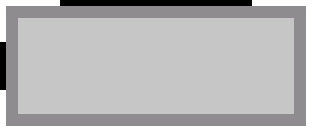
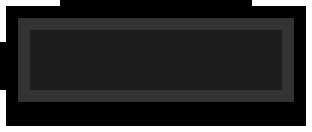
The second 312 × 132 image is a revision of the first. Changes to its layers:
showed "图层 18", painted on it over (6, 6, 306, 126)
hid "图层 14", painted on it over (6, 6, 306, 126)
